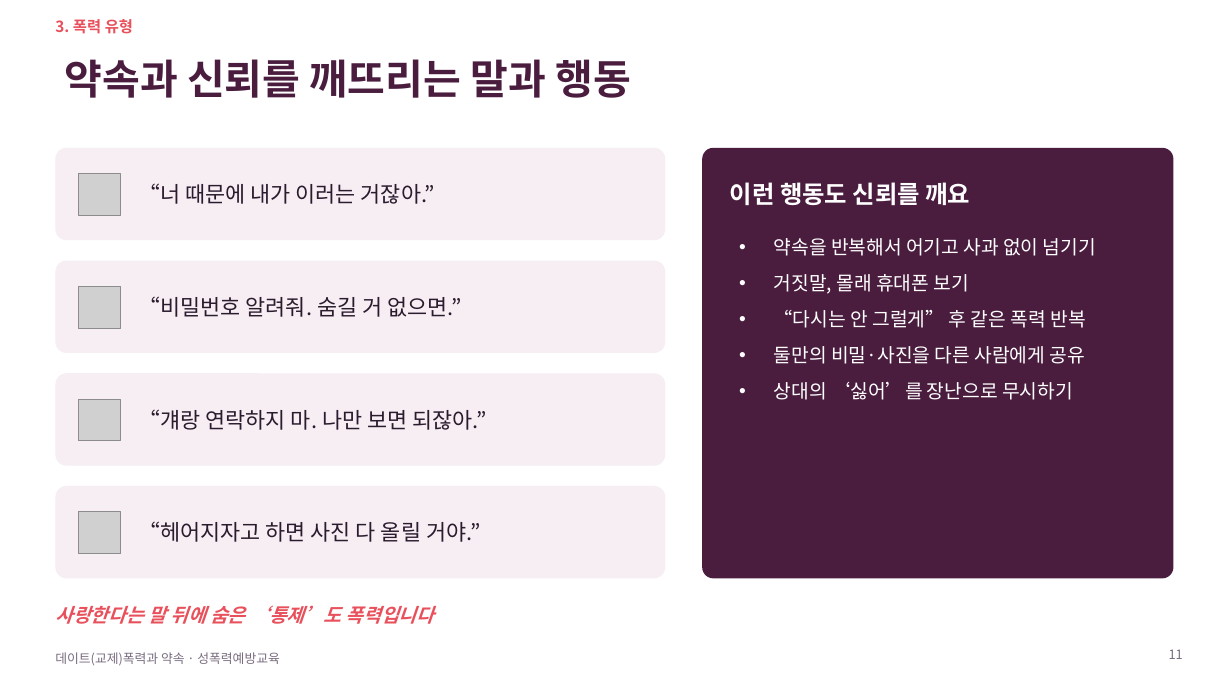
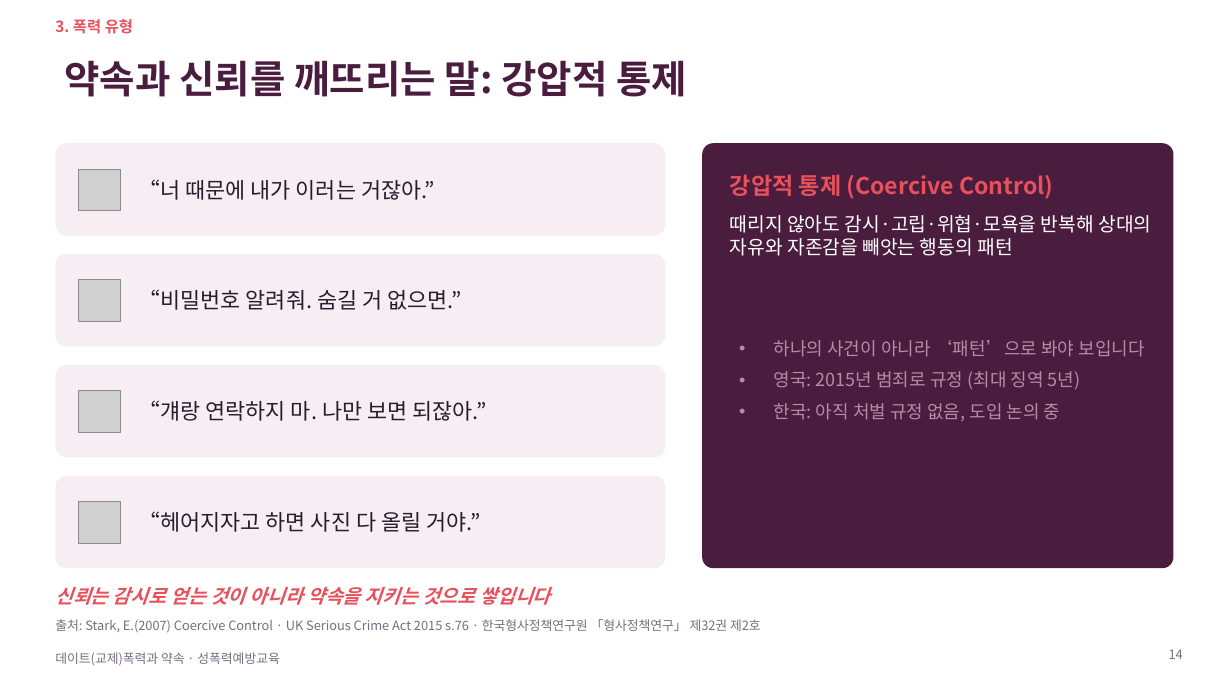
Before and after one commit to ash1234a/security-research-learning, a slide deck: slide 14 of 데이트폭력과_약속.pptx (slide 11 before the commit). Drawn at 1232x693 pixels with LibreOffice and Linux fonts; fonts in the diff are those of the drawing; grey boxes stand for pictures. Boxes give left, top, right and bottom in pixels: in the first picture for what was removed or moved away, otherwise in the second. Text is boxed around its words. In the diff, an @@ line names an element or a change of style, - is before the commit and + after.

```diff
--- a/데이트폭력과_약속.pptx
+++ b/데이트폭력과_약속.pptx
@@ title at [65,60,688,97]: text changed; size 32 to 30 pt @@
-약속과 신뢰를 깨뜨리는 말과 행동
+약속과 신뢰를 깨뜨리는 말: 강압적 통제
@@ rounded rectangle: place and size @@
-rounded rectangle at [702,148,1174,579]
+rounded rectangle at [702,143,1174,568]
@@ text added at [730,174,1053,199], 18 pt, text #E8505B, bold @@
+강압적 통제 (Coercive Control)
@@ text removed at [730,182,971,206] @@
-이런 행동도 신뢰를 깨요
@@ text added at [730,215,1151,256], 15 pt, text #FFFFFF @@
+때리지 않아도 감시·고립·위협·모욕을 반복해 상대의 자유와 자존감을 빼앗는 행동의 패턴
@@ text removed at [774,238,1096,400] @@
-• 약속을 반복해서 어기고 사과 없이 넘기기
-• 거짓말, 몰래 휴대폰 보기
-• “다시는 안 그럴게” 후 같은 폭력 반복
-• 둘만의 비밀·사진을 다른 사람에게 공유
-• 상대의 ‘싫어’를 장난으로 무시하기
@@ 2 pictures, 2 texts, 2 rounded rectangles: place and size @@
-2 pictures, 2 texts, 2 rounded rectangles at [55,148,665,353]
+2 pictures, 2 texts, 2 rounded rectangles at [55,143,665,347]
@@ text added at [774,340,1145,421], 14 pt, text #B98AA8 @@
+• 하나의 사건이 아니라 ‘패턴’으로 봐야 보입니다
+• 영국: 2015년 범죄로 규정 (최대 징역 5년)
+• 한국: 아직 처벌 규정 없음, 도입 논의 중
@@ 2 pictures, 2 texts, 2 rounded rectangles: place and size @@
-2 pictures, 2 texts, 2 rounded rectangles at [55,373,665,579]
+2 pictures, 2 texts, 2 rounded rectangles at [55,365,665,568]
@@ text added at [55,587,551,605], 15 pt, text #E8505B, bold, italic @@
+신뢰는 감시로 얻는 것이 아니라 약속을 지키는 것으로 쌓입니다
@@ text removed at [55,605,435,624] @@
-사랑한다는 말 뒤에 숨은 ‘통제’도 폭력입니다
@@ text added at [55,619,761,633], 10 pt, text #7A6C80 @@
+출처: Stark, E.(2007) Coercive Control · UK Serious Crime Act 2015 s.76 · 한국형사정책연구원 「형사정책연구」 제32권 제2호
@@ page number at [1169,649,1183,659]: text changed @@
-11
+14
```
Also in this commit, not shown: 15 other slides changed, 13 slides added, 13 slides removed.
